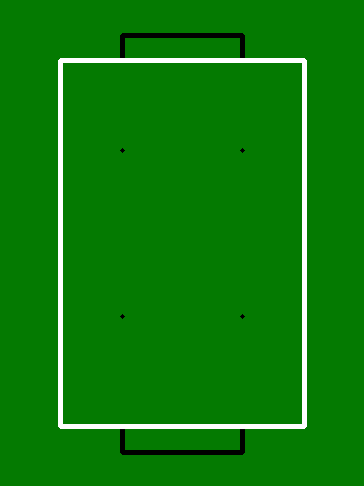
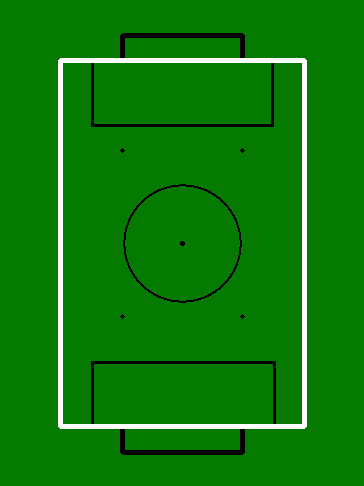
Before/after of a w=364, h=486 layered artwork. What changed in the layer stack:
painted on "Background" over bbox(91, 63, 276, 424)
